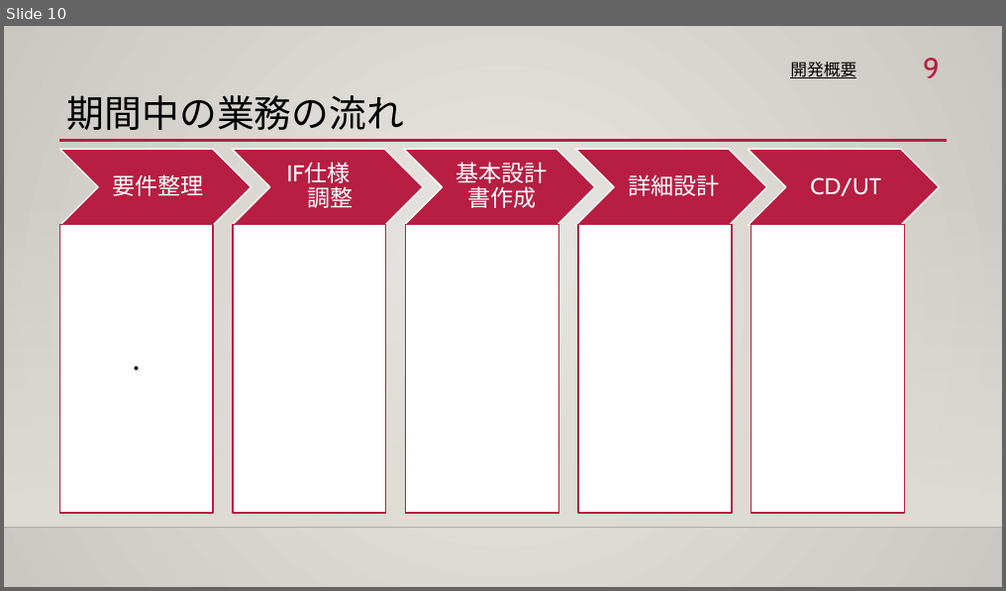
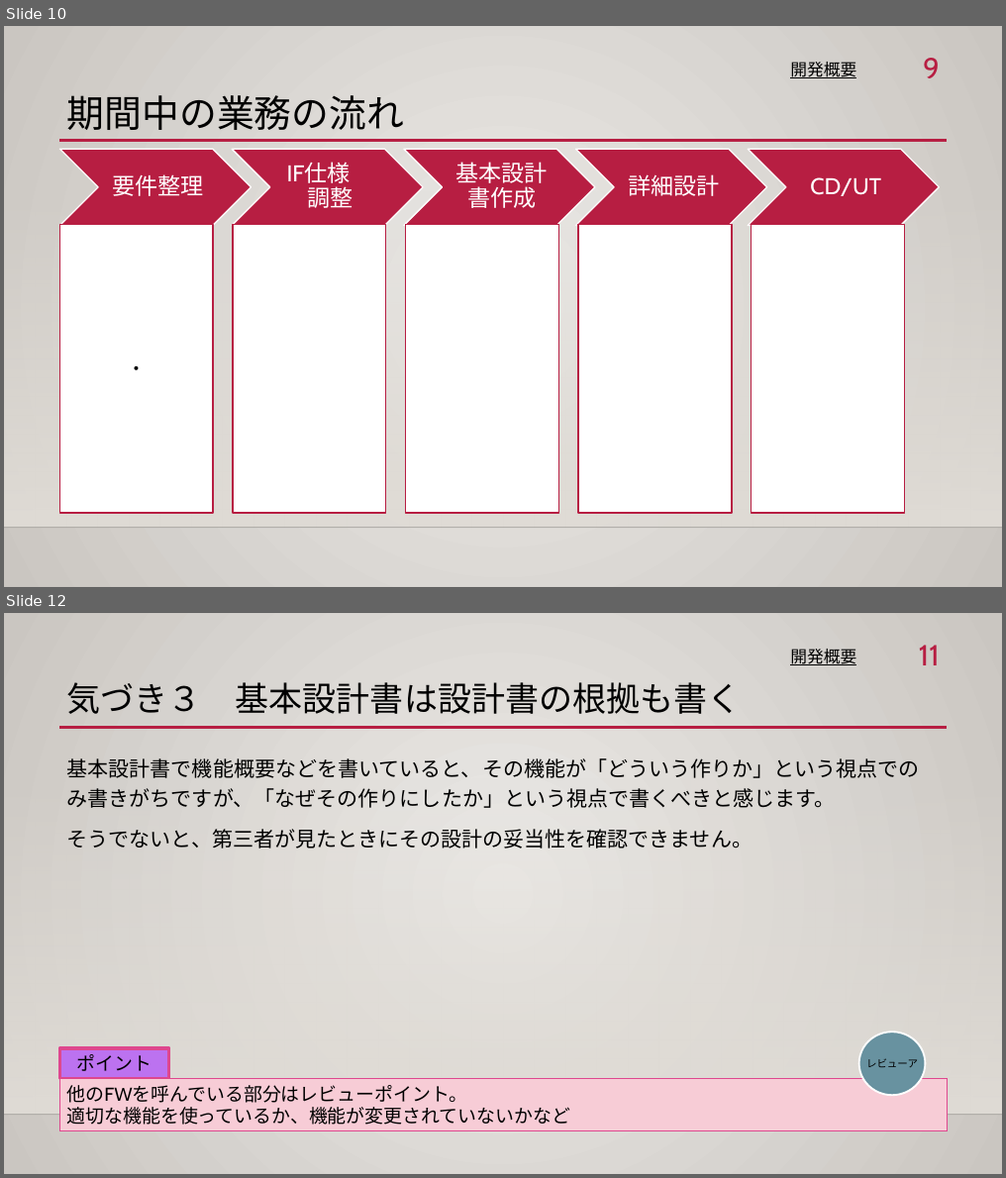
Before and after one commit to NaruhikoNojiri/ApiSample, a slide deck: temp/【勉強会資料1】ベンダー修行自体に得たもののコピー.pptx. Shown one above the other, each under a label of ours: slide 10 before the commit, slides 10 and 12 after it; the slides between them are not shown. The pictures are 1006x591 and 1006x1178 pixels, drawn with LibreOffice and Linux fonts; fonts in the diff are those of the drawing; background and template pictures are left out. Boxes give left, top, right and bottom in pixels: in the first picture for what was removed or moved away, otherwise in the second. Text is boxed around its words. In the diff, an @@ line names an element or a change of style, - is before the commit and + after.

```diff
--- a/temp/【勉強会資料1】ベンダー修行自体に得たもののコピー.pptx
+++ b/temp/【勉強会資料1】ベンダー修行自体に得たもののコピー.pptx
@@ slide 12 added at (4, 613, 1002, 1174), background gradient #ECEAE7 to #CAC7C1; not listed: 3 template elements that a slide beside it also shows @@
@@ text added at (790, 649, 856, 665), 16 pt, text #000000, underline @@
+開発概要
@@ page number added at (919, 645, 940, 665), 28 pt, text #B71E42 @@
+11
@@ title added at (67, 682, 741, 714), 32.4 pt, text #000000 @@
+気づき３ 基本設計書は設計書の根拠も書く
@@ text added at (67, 759, 920, 849), 20 pt, text #000000 @@
+基本設計書で機能概要などを書いていると、その機能が「どういう作りか」という視点でのみ書きがちですが、「なぜその作りにしたか」という視点で書くべきと感じます。
+そうでないと、第三者が見たときにその設計の妥当性を確認できません。
@@ rectangle added at (59, 1049, 168, 1078), fill #BC72F0, outline #DE478E 3 pt, 18 pt, text #000000 @@
+ポイント
@@ ellipse added at (859, 1032, 925, 1096), fill #6892A0, outline #FFFFFF 1.75 pt @@
@@ rectangle added at (59, 1078, 946, 1132), fill #F7CCD6, outline #DE478E 0.75 pt, 18 pt, text #000000 @@
+他のFWを呼んでいる部分はレビューポイント。
+適切な機能を使っているか、機能が変更されていないかなど
@@ text added at (866, 1059, 918, 1067), 10 pt, text #000000 @@
+レビューア
```
Also in this commit, not shown: 1 other slide added, 1 other file.
